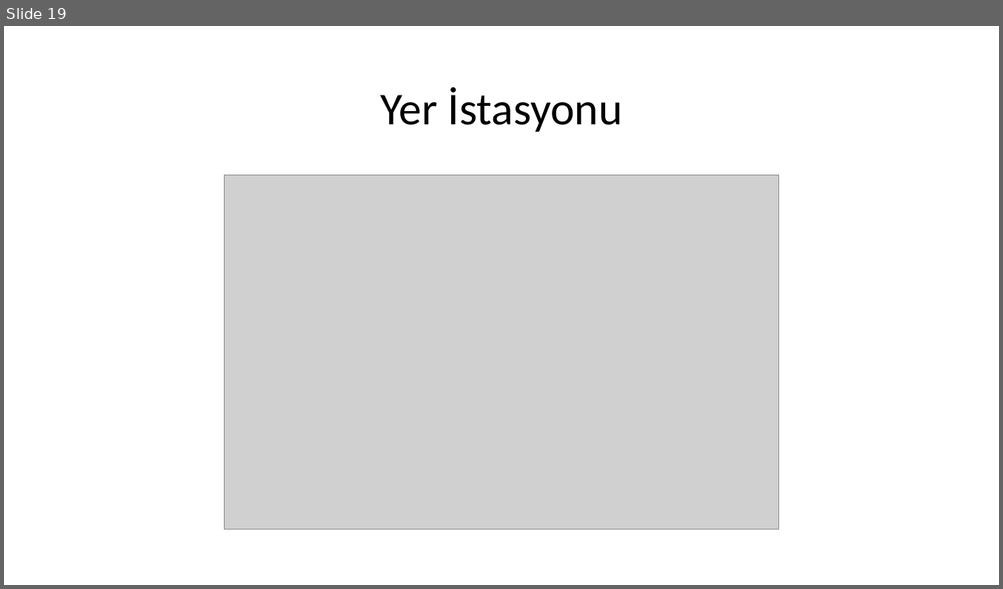
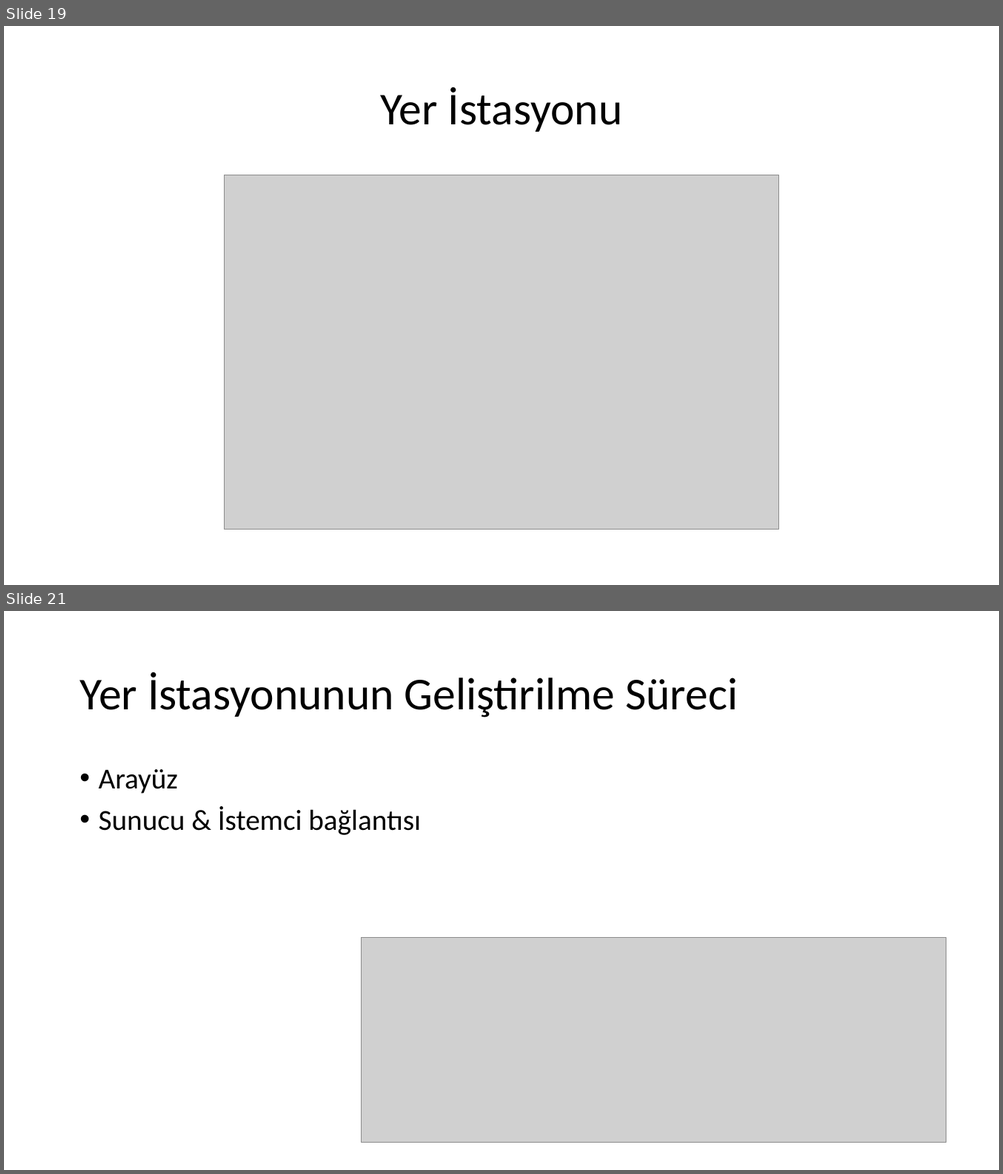
Before and after one commit to ByPikod/yelkiran-uav, a slide deck: Sunum.pptx. Shown one above the other, each under a label of ours: slide 19 before the commit, slides 19 and 21 after it; the slides between them are not shown. The pictures are 1003x589 and 1003x1174 pixels, drawn with LibreOffice and Linux fonts; fonts in the diff are those of the drawing; grey boxes stand for pictures. Boxes give left, top, right and bottom in pixels: in the first picture for what was removed or moved away, otherwise in the second. Text is boxed around its words. In the diff, an @@ line names an element or a change of style, - is before the commit and + after.

```diff
--- a/Sunum.pptx
+++ b/Sunum.pptx
@@ slide 21 added at <box>4,611,999,1170</box>, background #FFFFFF @@
@@ title added at <box>79,672,737,718</box>, 44 pt, text #000000 @@
+Yer İstasyonunun Geliştirilme Süreci
@@ text added at <box>99,769,421,835</box>, 28 pt, text #000000 @@
+• Arayüz
+• Sunucu & İstemci bağlantısı
@@ picture added at <box>361,938,945,1143</box> @@
```
Also in this commit, not shown: 3 slides changed, 1 slide removed.
